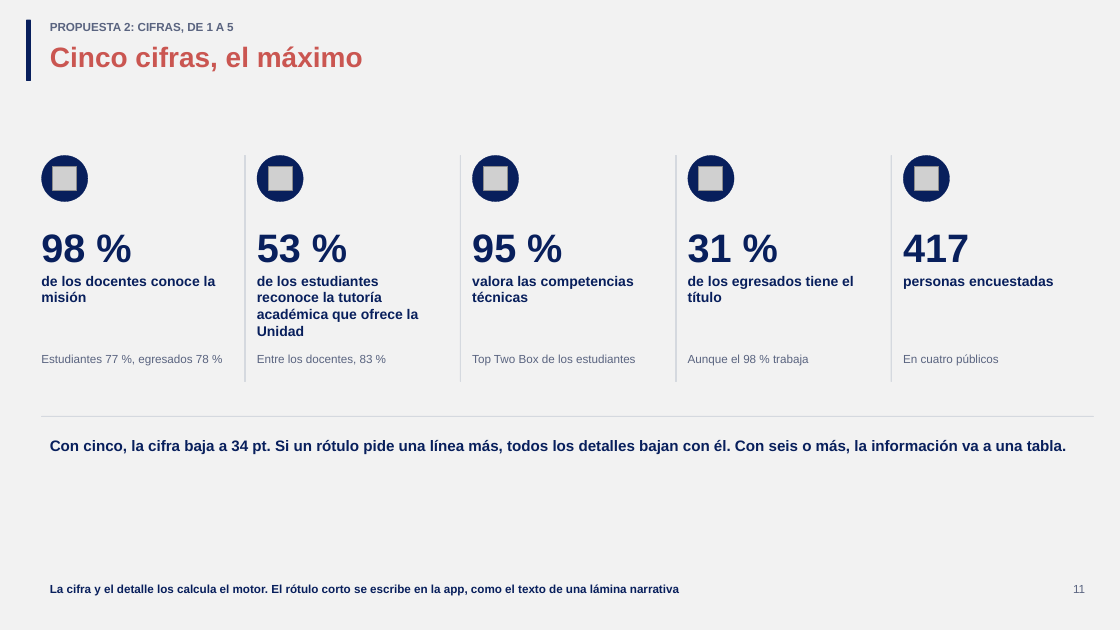
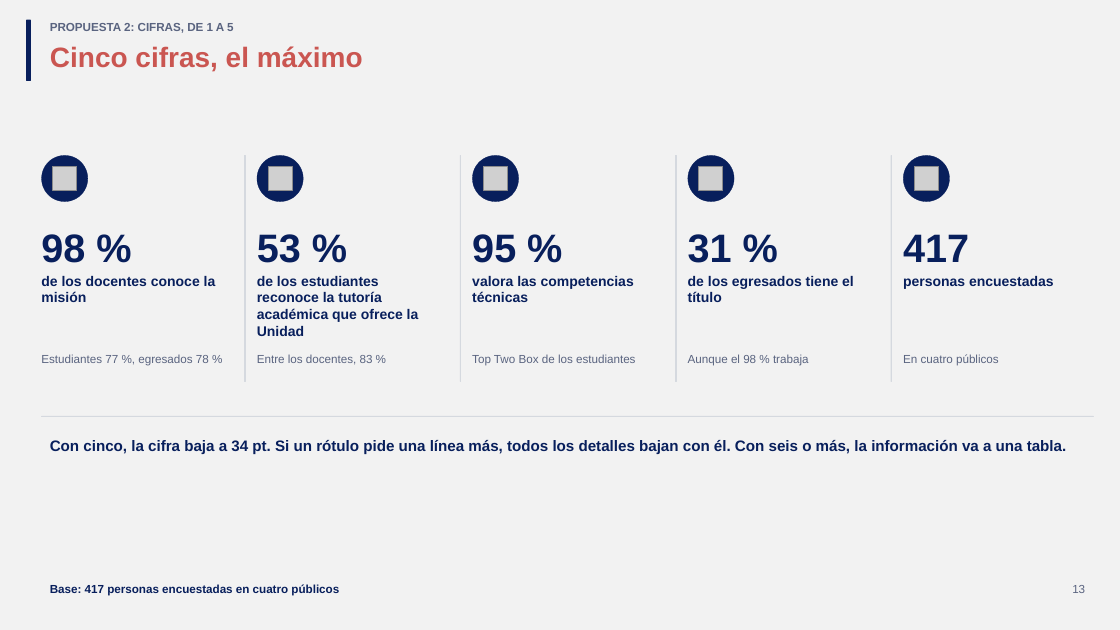
Before and after one commit to GonzaloAlmendariz/prosecnur-app, a slide deck: slide 13 of docs/qa/motor-ppt-2026-10-06/4-recetario/propuestas-rescatables.pptx (slide 11 before the commit). Drawn at 1120x630 pixels with LibreOffice and Linux fonts; fonts in the diff are those of the drawing; grey boxes stand for pictures; background and template pictures are left out. Boxes give left, top, right and bottom in pixels: in the first picture for what was removed or moved away, otherwise in the second. Text is boxed around its words. In the diff, an @@ line names an element or a change of style, - is before the commit and + after.

```diff
--- a/docs/qa/motor-ppt-2026-10-06/4-recetario/propuestas-rescatables.pptx
+++ b/docs/qa/motor-ppt-2026-10-06/4-recetario/propuestas-rescatables.pptx
@@ text at (x1=50, y1=584, x2=339, y2=596): text changed @@
-La cifra y el detalle los calcula el motor. El rótulo corto se escribe en la app, como el texto de una lámina narrativa
+Base: 417 personas encuestadas en cuatro públicos
@@ text at (x1=1072, y1=585, x2=1085, y2=593): text changed @@
-11
+13
```
Also in this commit, not shown: 11 other slides changed, 5 slides added, 1 slide removed, 2 other files.
